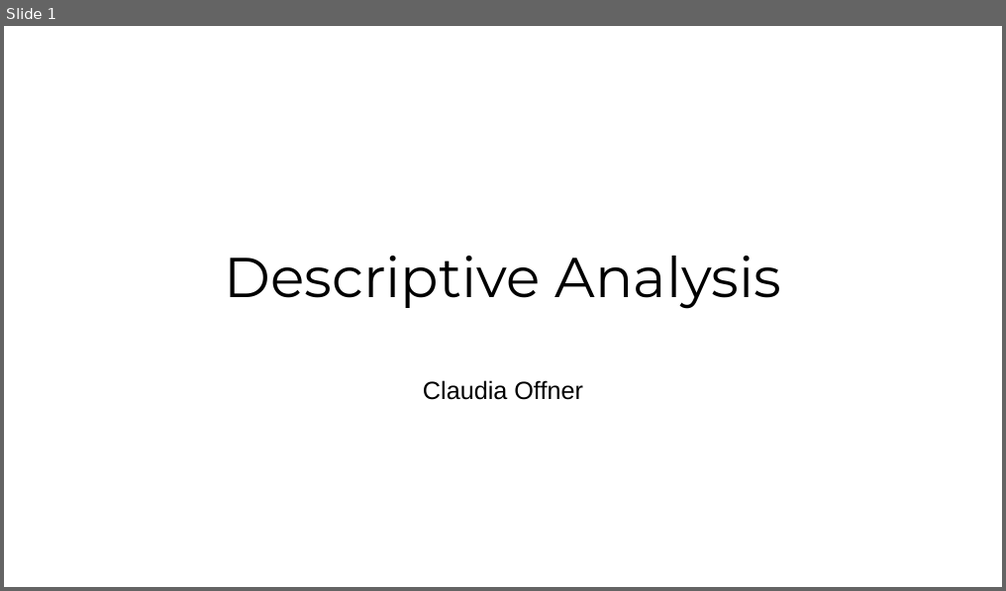
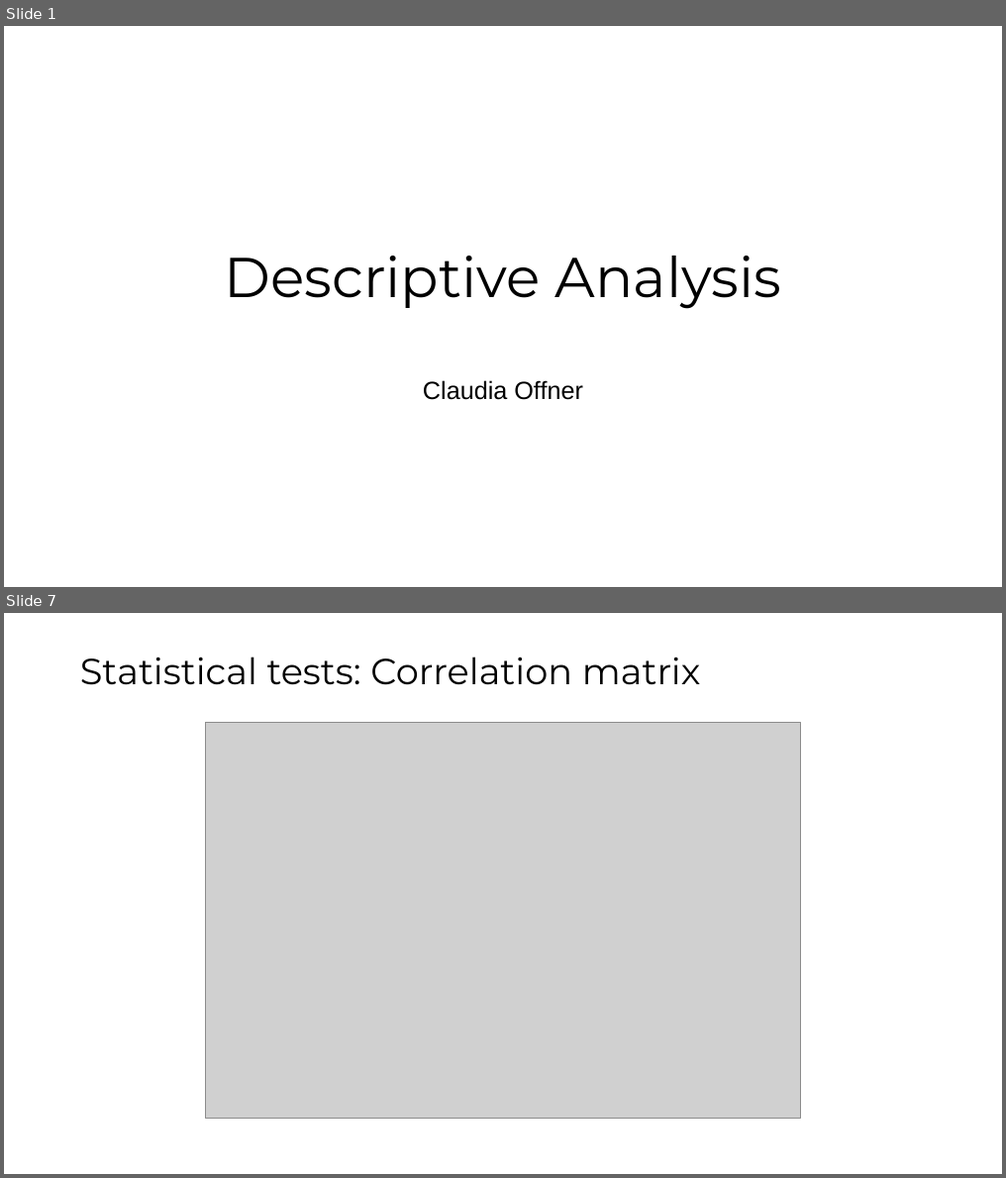
Before and after one commit to Claudia-Offner/hisp-climate-health-forecast, a slide deck: 1_Data/HISP_Himachal_Pradesh/- Reporting/PPT_Desc_Outputs.pptx. Shown one above the other, each under a label of ours: slide 1 before the commit, slides 1 and 7 after it; the slides between them are not shown. The pictures are 1006x591 and 1006x1178 pixels, drawn with LibreOffice and Linux fonts; fonts in the diff are those of the drawing; grey boxes stand for pictures. Boxes give left, top, right and bottom in pixels: in the first picture for what was removed or moved away, otherwise in the second. Text is boxed around its words. In the diff, an @@ line names an element or a change of style, - is before the commit and + after.

```diff
--- a/1_Data/HISP_Himachal_Pradesh/- Reporting/PPT_Desc_Outputs.pptx
+++ b/1_Data/HISP_Himachal_Pradesh/- Reporting/PPT_Desc_Outputs.pptx
@@ slide 7 added at [4, 613, 1002, 1174], background #FFFFFF @@
@@ title added at [80, 657, 701, 685], 35 pt, text #000000 @@
+Statistical tests: Correlation matrix
@@ picture added at [205, 722, 800, 1118] @@
```
Also in this commit, not shown: 3 slides changed, 6 other slides added, 2 slides removed, 25 other files.
